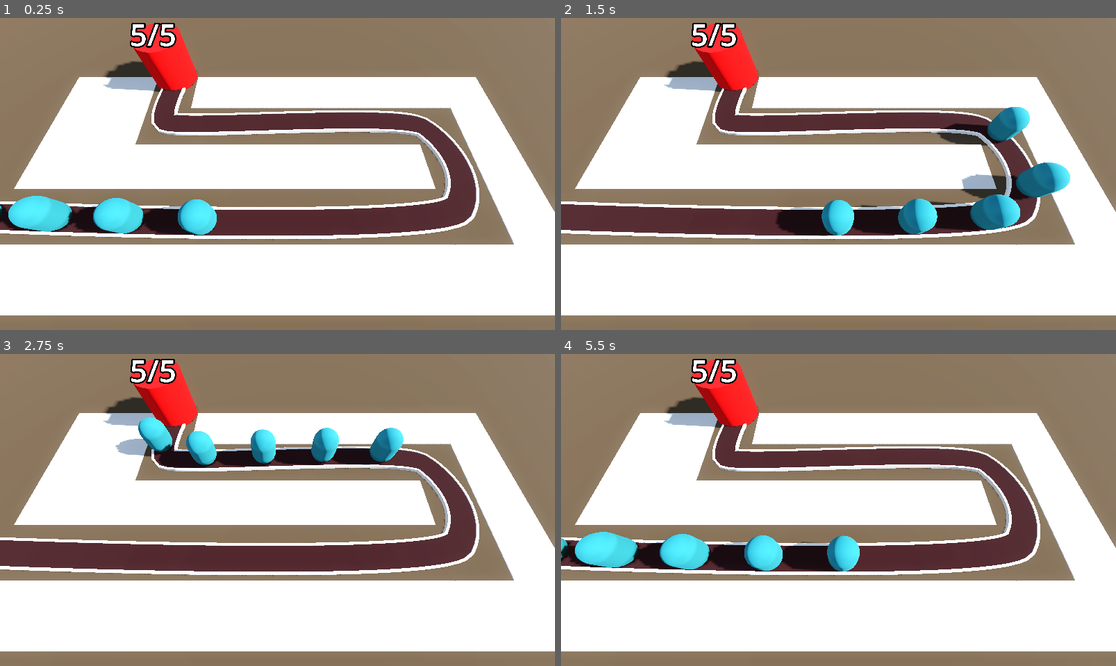
Above: before the commit, frames 1-4 (two rows, left to right).
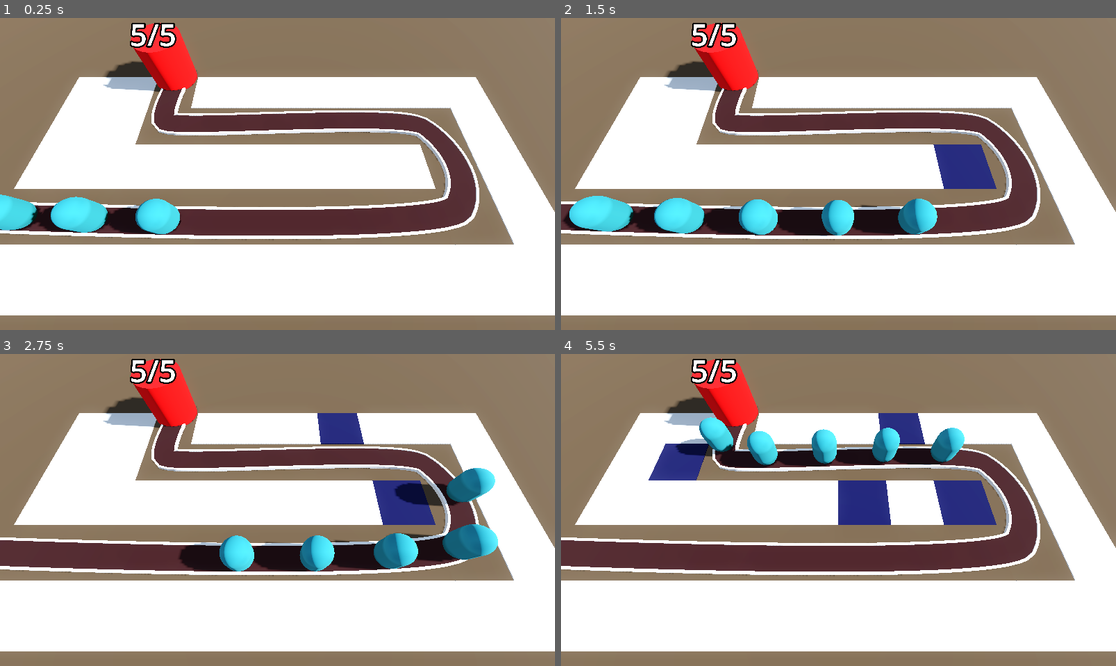
Above: after the commit, the same moments.

Repository: mje819/Barbarian-Blaster
Game: Godot game, scene res://base_level.tscn
The game is run twice, just before and just after one commit, with the same random seed, the same clock (stepped at 60 frames per second) and the same inputs.
Inputs (mouse positions are in pixels of both pictures, inside the frame that each line leads up to):
- Up to frame 1 (0.25 s): no input
- Up to frame 2 (1.5 s): move the mouse to (960, 158) at 0.52 s; click (960, 158) at 0.6 s; move the mouse to (727, 189) at 1.27 s; click (727, 189) at 1.35 s
- Up to frame 3 (2.75 s): move the mouse to (333, 441) at 2.02 s; click (333, 441) at 2.1 s
- Up to frame 4 (5.5 s): move the mouse to (810, 572) at 2.77 s; click (810, 572) at 2.85 s; move the mouse to (1005, 556) at 3.52 s; click (1005, 556) at 3.6 s; move the mouse to (672, 463) at 4.27 s; click (672, 463) at 4.35 s; move the mouse to (866, 510) at 5.02 s; click (866, 510) at 5.1 s

The runs differ from the first frame. In frame 1, 3.5% of the frame differs, in the area x 0-40%, y 56-70%; in frame 2, 8.4%; in frame 3, 12%; in frame 4, 13%, in the area x 0-79%, y 18-70%.

Commit message:
add turret and turret manager

Diff:
--- a/Base/base.gd
+++ b/Base/base.gd
@@ -18,7 +18,7 @@
 
 func _ready() -> void:
 	health = max_health
-	#label_3d.modulate = Color.RED
+	#label_3d.modulate = Color.WHITE
 
 func take_damage() -> void:
 	health -= 1
--- /dev/null
+++ b/Turret/turret.tscn
@@ -0,0 +1,45 @@
+[gd_scene load_steps=6 format=3 uid="uid://d01unib15e15u"]
+
+[sub_resource type="CylinderMesh" id="CylinderMesh_cb20n"]
+height = 1.0
+
+[sub_resource type="CylinderMesh" id="CylinderMesh_5kpma"]
+top_radius = 0.6
+bottom_radius = 0.6
+height = 0.5
+
+[sub_resource type="CylinderMesh" id="CylinderMesh_djkev"]
+top_radius = 0.1
+bottom_radius = 0.25
+height = 1.0
+
+[sub_resource type="BoxMesh" id="BoxMesh_ttsi1"]
+size = Vector3(0.12, 1, 1)
+
+[sub_resource type="BoxMesh" id="BoxMesh_r754r"]
+size = Vector3(0.5, 0.5, 0.5)
+
+[node name="Turret" type="Node3D"]
+
+[node name="TurretBase" type="MeshInstance3D" parent="."]
+transform = Transform3D(1, 0, 0, 0, 1, 0, 0, 0, 1, 0, 0.5, 0)
+mesh = SubResource("CylinderMesh_cb20n")
+
+[node name="TurretTop" type="MeshInstance3D" parent="TurretBase"]
+transform = Transform3D(1, 0, 0, 0, 1, 0, 0, 0, 1, 0, 0.3, 0)
+mesh = SubResource("CylinderMesh_5kpma")
+
+[node name="MeshInstance3D" type="MeshInstance3D" parent="TurretBase/TurretTop"]
+transform = Transform3D(1, 0, 0, 0, 0.038649425, -0.99925286, 0, 0.99925286, 0.038649425, 0, 0.6241544, 0.6339853)
+mesh = SubResource("CylinderMesh_djkev")
+skeleton = NodePath("../..")
+
+[node name="MeshInstance3D2" type="MeshInstance3D" parent="TurretBase/TurretTop"]
+transform = Transform3D(0.0067368993, 0.9999773, 0, -0.9999773, 0.0067368993, 0, 0, 0, 1, 0, 0.3, 0)
+mesh = SubResource("BoxMesh_ttsi1")
+skeleton = NodePath("../..")
+
+[node name="MeshInstance3D3" type="MeshInstance3D" parent="TurretBase/TurretTop"]
+transform = Transform3D(1, 0, 0, 0, 1, 0, 0, 0, 1, 0, 0.60006243, -0.11023742)
+mesh = SubResource("BoxMesh_r754r")
+skeleton = NodePath("../..")
--- a/base_level.tscn
+++ b/base_level.tscn
@@ -1,5 +1,6 @@
-[gd_scene load_steps=12 format=3 uid="uid://dtcnxxofouqf8"]
+[gd_scene load_steps=13 format=3 uid="uid://dtcnxxofouqf8"]
 
+[ext_resource type="PackedScene" uid="uid://br3qcltvc1sgb" path="res://ray_picker_camera.tscn" id="1_3o4py"]
 [ext_resource type="MeshLibrary" uid="uid://c0c3djgifhbb0" path="res://MeshLibraries/space_library.tres" id="1_bo3yr"]
 [ext_resource type="PackedScene" uid="uid://csjdq42434llx" path="res://Enemy/enemy.tscn" id="2_5vx1e"]
 [ext_resource type="PackedScene" uid="uid://b6a3tfb71rtov" path="res://Base/base.tscn" id="3_eesb3"]
@@ -48,8 +49,9 @@
 size = Vector3(100, 2, 100)
 material = SubResource("StandardMaterial3D_5vx1e")
 
-[node name="Camera3D" type="Camera3D" parent="."]
+[node name="RayPickerCamera" parent="." node_paths=PackedStringArray("gridmap") instance=ExtResource("1_3o4py")]
 transform = Transform3D(1, 0, 0, 0, 0.42261824, 0.9063078, 0, -0.9063078, 0.42261824, 0, 14.5, 9.5)
+gridmap = NodePath("../GridMap")
 
 [node name="GridMap" type="GridMap" parent="."]
 mesh_library = ExtResource("1_bo3yr")
@@ -110,27 +112,22 @@
 
 [node name="Enemy" parent="Path3D" instance=ExtResource("2_5vx1e")]
 transform = Transform3D(-0.050018523, 4.631245e-07, -0.9987239, 1.421047e-14, 0.99999374, 4.6369655e-07, 0.9987211, 2.3194453e-08, -0.050018664, -30.019, 0, 5.728)
-speed = 20.0
 
 [node name="Enemy2" parent="Path3D" instance=ExtResource("2_5vx1e")]
-transform = Transform3D(-0.04193754, 3.9631138e-07, -0.9990958, -3.4809116e-09, 0.99999374, 3.9679932e-07, 0.999093, 2.0119463e-08, -0.04193766, -25.024351, -2.113826e-06, 5.953372)
+transform = Transform3D(-0.041937526, 3.9631138e-07, -0.99909544, -3.4809102e-09, 0.99999374, 3.9679918e-07, 0.99909264, 2.0119463e-08, -0.041937646, -25.024351, -2.113826e-06, 5.953372)
 progress = 5.0
-speed = 20.0
 
 [node name="Enemy3" parent="Path3D" instance=ExtResource("2_5vx1e")]
 transform = Transform3D(-0.036379177, 3.503544e-07, -0.99931353, -5.5600156e-09, 0.99999374, 3.507825e-07, 0.99931073, 1.8318211e-08, -0.03637928, -20.027962, -3.9834135e-06, 6.149238)
 progress = 10.0
-speed = 20.0
 
 [node name="Enemy4" parent="Path3D" instance=ExtResource("2_5vx1e")]
-transform = Transform3D(-0.030248495, 2.9966742e-07, -0.999518, -7.556446e-09, 0.99999374, 3.000279e-07, 0.9995152, 1.6628947e-08, -0.030248579, -15.030746, -5.6137756e-06, 6.3162103)
+transform = Transform3D(-0.030248484, 2.9966742e-07, -0.9995176, -7.5564435e-09, 0.99999374, 3.0002778e-07, 0.9995148, 1.6628947e-08, -0.030248567, -15.030746, -5.6137756e-06, 6.3162103)
 progress = 15.0
-speed = 20.0
 
 [node name="Enemy5" parent="Path3D" instance=ExtResource("2_5vx1e")]
 transform = Transform3D(-0.02276822, 2.378206e-07, -0.9997164, -9.569827e-09, 0.99999374, 2.3809591e-07, 0.9997136, 1.4988812e-08, -0.022768283, -10.03253, -6.9652983e-06, 6.4495015)
 progress = 20.0
-speed = 20.0
 
 [node name="Base" parent="." instance=ExtResource("3_eesb3")]
 transform = Transform3D(1, 0, 0, 0, 1, 0, 0, 0, 1, -10.127884, 0, -7.9744897)
--- a/project.godot
+++ b/project.godot
@@ -18,3 +18,11 @@
 [global_group]
 
 base=""
+
+[input]
+
+click={
+"deadzone": 0.2,
+"events": [Object(InputEventMouseButton,"resource_local_to_scene":false,"resource_name":"","device":-1,"window_id":0,"alt_pressed":false,"shift_pressed":false,"ctrl_pressed":false,"meta_pressed":false,"button_mask":1,"position":Vector2(451, 5),"global_position":Vector2(460, 53),"factor":1.0,"button_index":1,"canceled":false,"pressed":true,"double_click":false,"script":null)
+]
+}
--- /dev/null
+++ b/ray_picker_camera.gd
@@ -0,0 +1,26 @@
+extends Camera3D
+
+@export var gridmap : GridMap
+
+@onready var ray_cast_3d: RayCast3D = $RayCast3D
+
+func _process(_delta: float) -> void:
+	var mouse_position : Vector2 = get_viewport().get_mouse_position()
+	ray_cast_3d.target_position = project_local_ray_normal(mouse_position) * 100.0
+	# update the ray_cast_3d immediately
+	ray_cast_3d.force_raycast_update()
+	#printt(ray_cast_3d.get_collider(),ray_cast_3d.get_collision_point())
+
+
+	if ray_cast_3d.is_colliding():
+		var collider = ray_cast_3d.get_collider()
+
+		if collider is GridMap:
+			var collision_point = ray_cast_3d.get_collision_point()
+			var cell = gridmap.local_to_map(collision_point)
+			if gridmap.get_cell_item(cell) == 0:
+				Input.set_default_cursor_shape(Input.CURSOR_POINTING_HAND)
+				if Input.is_action_just_pressed("click"):
+					gridmap.set_cell_item(cell, 1)
+	else:
+		Input.set_default_cursor_shape(Input.CURSOR_ARROW)
--- /dev/null
+++ b/ray_picker_camera.tscn
@@ -0,0 +1,9 @@
+[gd_scene load_steps=2 format=3 uid="uid://br3qcltvc1sgb"]
+
+[ext_resource type="Script" uid="uid://bewxajivwdqo0" path="res://ray_picker_camera.gd" id="1_qvtpo"]
+
+[node name="RayPickerCamera" type="Camera3D"]
+transform = Transform3D(1, 0, 0, 0, 0.42261824, 0.9063078, 0, -0.9063078, 0.42261824, 0, 0, 0)
+script = ExtResource("1_qvtpo")
+
+[node name="RayCast3D" type="RayCast3D" parent="."]
Not shown, added: ray_picker_camera.gd.uid
